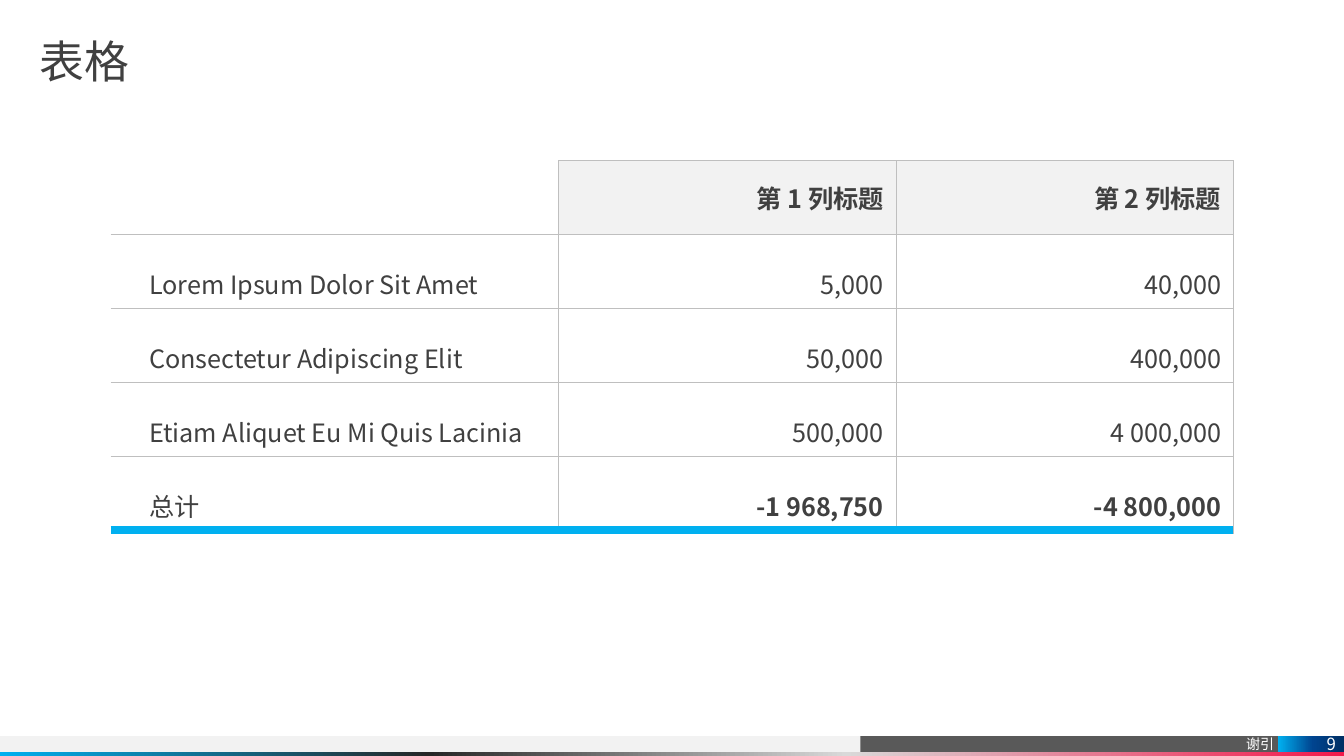
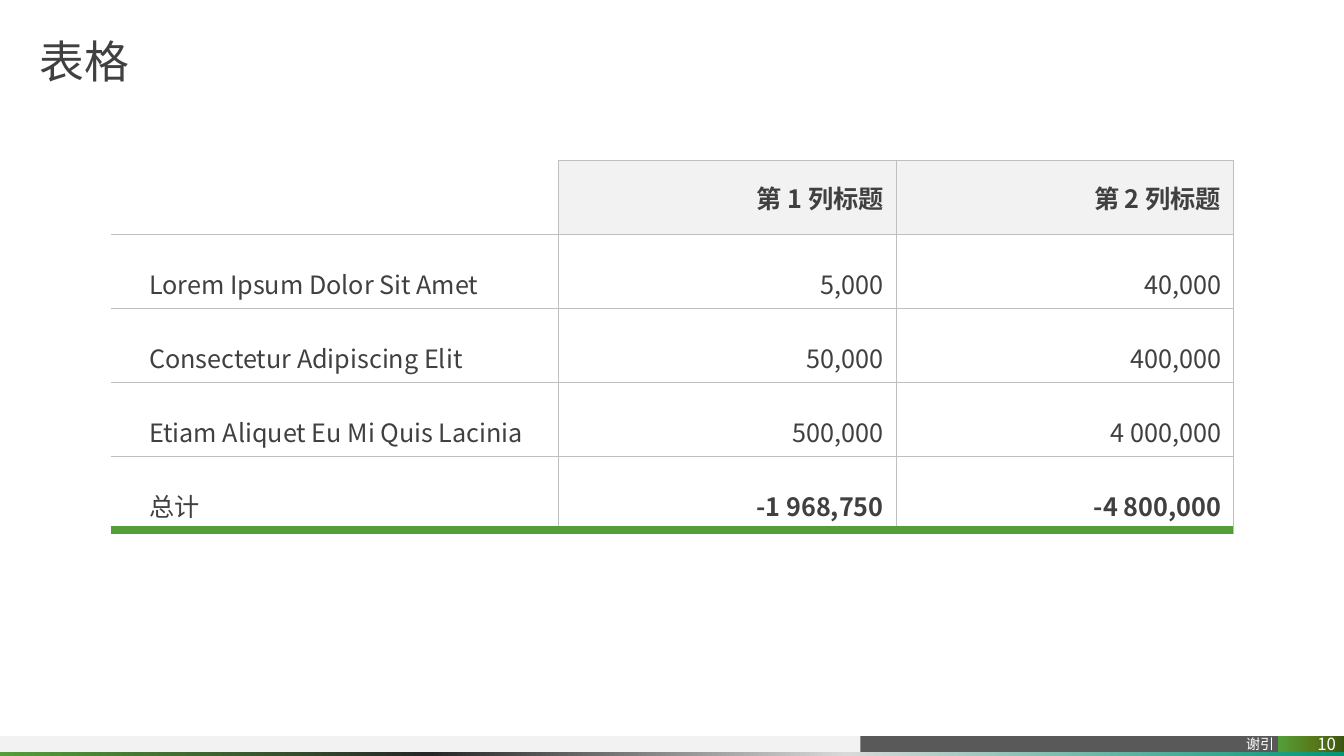
Before and after one commit to pitybea/l2r, a slide deck: slide 10 of rank.pptx (slide 9 before the commit). Drawn at 1344x756 pixels with LibreOffice and Linux fonts; fonts in the diff are those of the drawing. Boxes give left, top, right and bottom in pixels: in the first picture for what was removed or moved away, otherwise in the second. Text is boxed around its words. In the diff, an @@ line names an element or a change of style, - is before the commit and + after.

```diff
--- a/rank.pptx
+++ b/rank.pptx
@@ table at bbox=[111, 160, 1234, 530] @@
@@ borders changed @@
@@ page number at bbox=[1278, 736, 1344, 752]: fill gradient #003065 to #004490 to #00B0F0 to gradient #3F5612 to #597B1A to #549E39 @@
@@ page number at bbox=[1317, 733, 1336, 755]: text changed @@
-9
+10
@@ rectangle at bbox=[0, 752, 1344, 756]: fill gradient #F2194A to #D9D9D9 to #262626 to #00B0F0 to gradient #029676 to #D9D9D9 to #262626 to #549E39 @@
```
Also in this commit, not shown: 10 other slides changed, 2 slides added, 1 slide removed.
